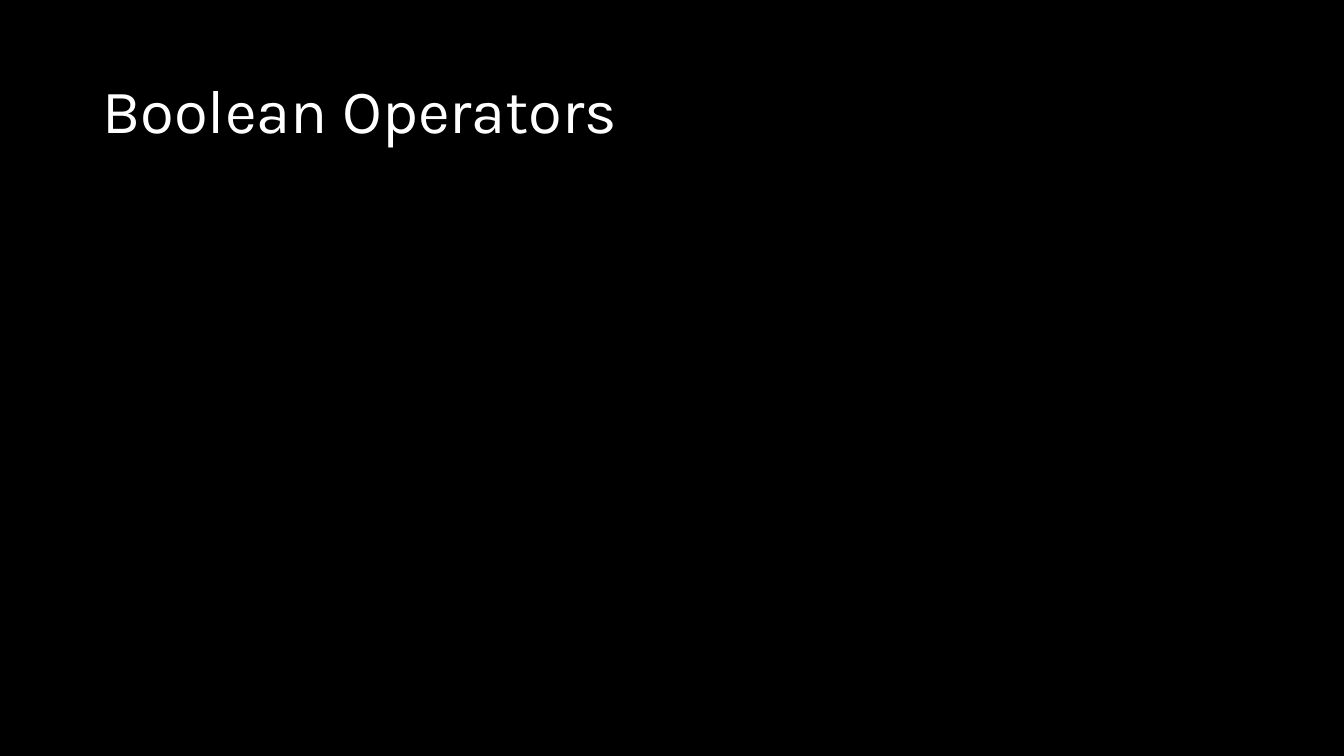
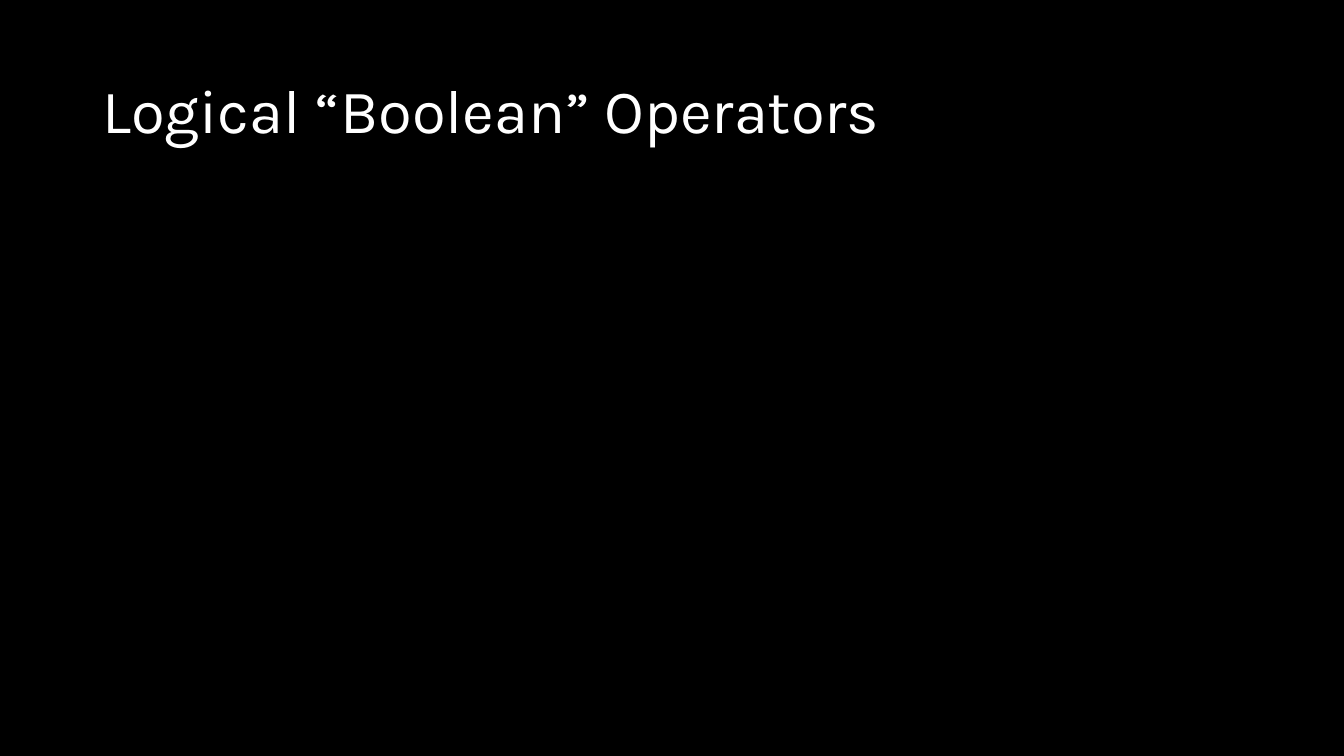
Before and after one commit to d-guh/computer-courses, a slide deck: slide 13 of intro-to-python/02/lesson-02.pptx. Drawn at 1344x756 pixels with LibreOffice and Linux fonts; fonts in the diff are those of the drawing; background and template pictures are left out. Boxes give left, top, right and bottom in pixels: in the first picture for what was removed or moved away, otherwise in the second. Text is boxed around its words. In the diff, an @@ line names an element or a change of style, - is before the commit and + after.

```diff
--- a/intro-to-python/02/lesson-02.pptx
+++ b/intro-to-python/02/lesson-02.pptx
@@ title at <box>102,90,880,148</box>: text changed @@
-Boolean Operators
+Logical “Boolean” Operators
```
Also in this commit, not shown: 5 other slides changed, 4 slides added.
